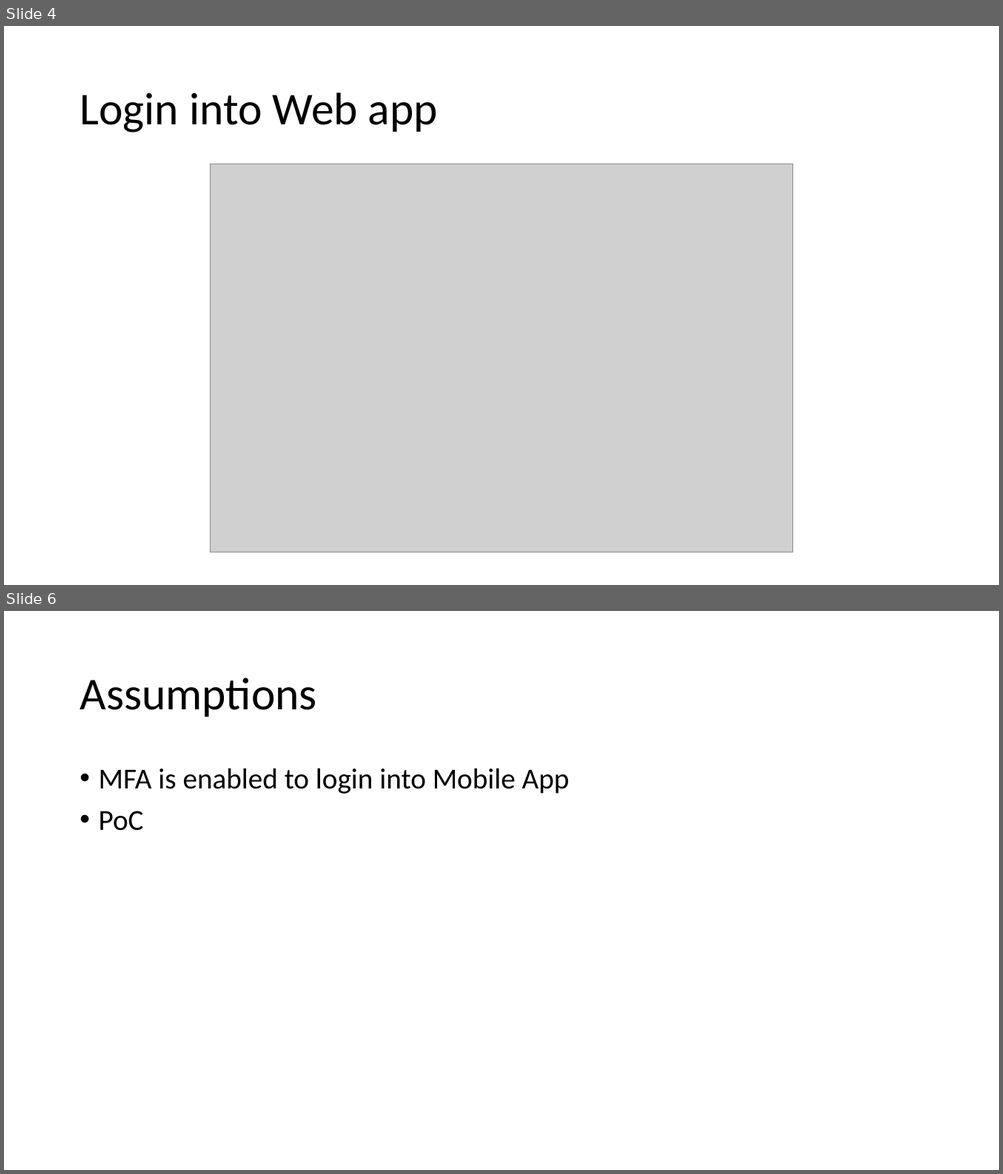
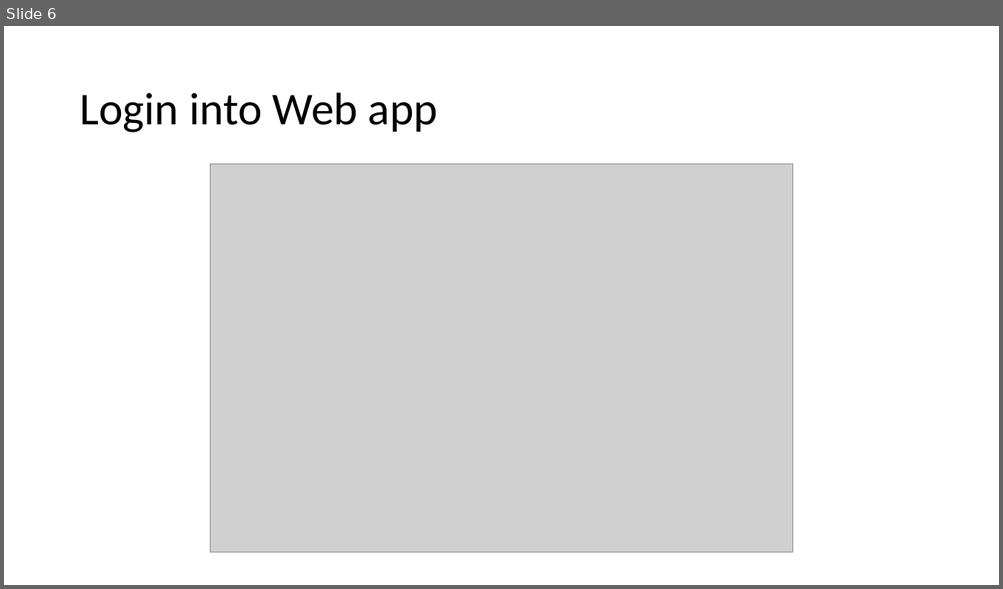
Before and after one commit to zatsepinvl/whatsclub, a slide deck: WhatsClub.pptx. Shown one above the other, each under a label of ours: slides 4 and 6 before the commit, slide 6 after it; the slides between them are not shown. The pictures are 1003x1174 and 1003x589 pixels, drawn with LibreOffice and Linux fonts; fonts in the diff are those of the drawing; grey boxes stand for pictures. Boxes give left, top, right and bottom in pixels: in the first picture for what was removed or moved away, otherwise in the second. Text is boxed around its words. In the diff, an @@ line names an element or a change of style, - is before the commit and + after.

```diff
--- a/WhatsClub.pptx
+++ b/WhatsClub.pptx
@@ slide 6 removed at [4, 611, 999, 1170], background #FFFFFF @@
@@ title removed at [79, 678, 317, 717] @@
-Assumptions
@@ text removed at [99, 768, 569, 831] @@
-• MFA is enabled to login into Mobile App
-• PoC
@@ what was slide 4 is now slide 6 @@
```
Also in this commit, not shown: 4 slides changed, 4 slides added, 3 other slides removed, 19 other files.
